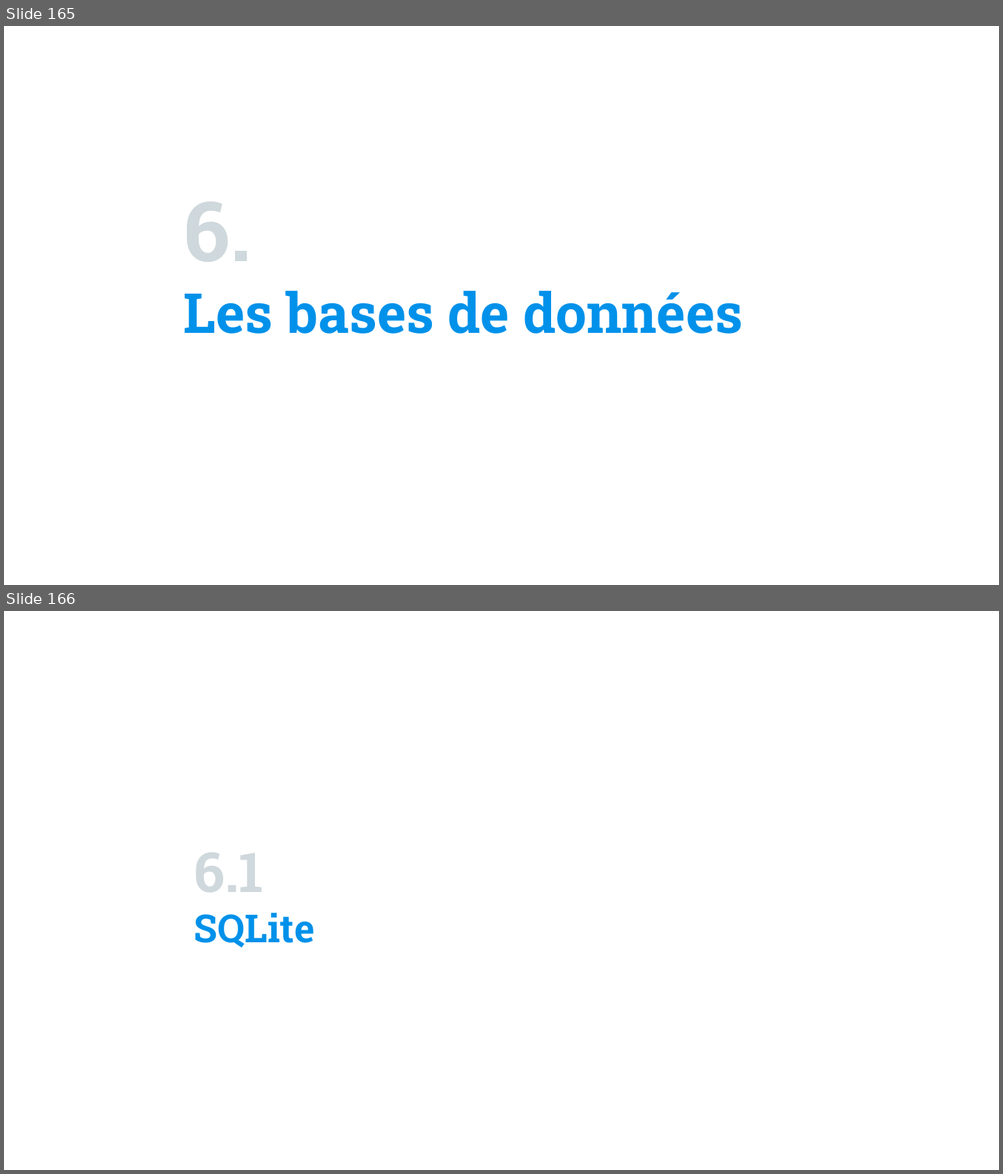
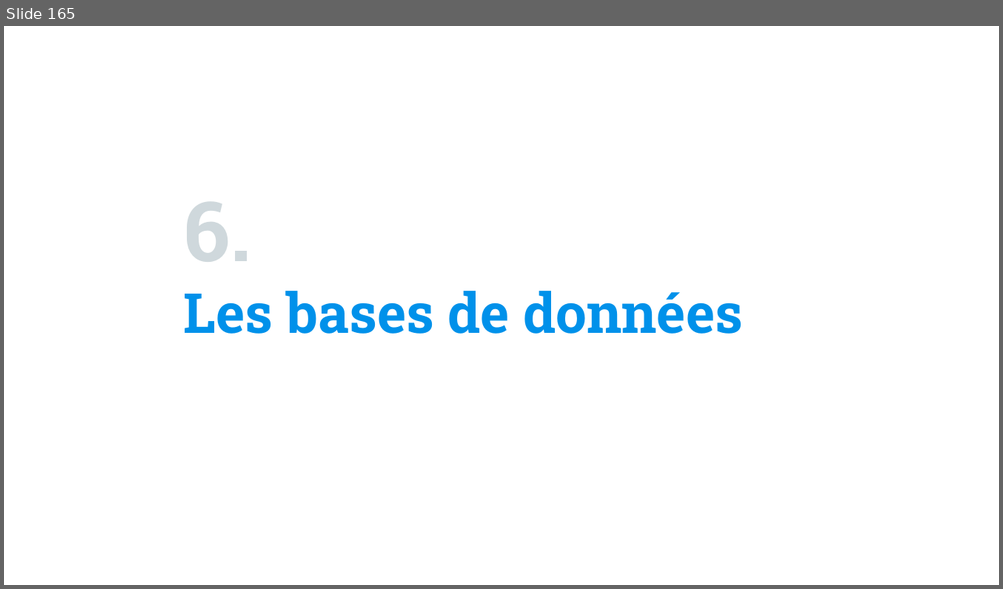
Before and after one commit to Fully-san/PythonSoftwareDevelopment, a slide deck: Supports/Python Software Development.pptx. Shown one above the other, each under a label of ours: slides 165 and 166 before the commit, slide 165 after it. The pictures are 1003x1174 and 1003x589 pixels, drawn with LibreOffice and Linux fonts; fonts in the diff are those of the drawing; background and template pictures are left out. Boxes give left, top, right and bottom in pixels: in the first picture for what was removed or moved away, otherwise in the second. Text is boxed around its words. In the diff, an @@ line names an element or a change of style, - is before the commit and + after.

```diff
--- a/Supports/Python Software Development.pptx
+++ b/Supports/Python Software Development.pptx
@@ slide 166 removed at [4, 611, 999, 1170], background picture (left out) @@
@@ title removed at [194, 853, 315, 948] @@
-6.1
-SQLite
```
Also in this commit, not shown: 1 other slide removed.
